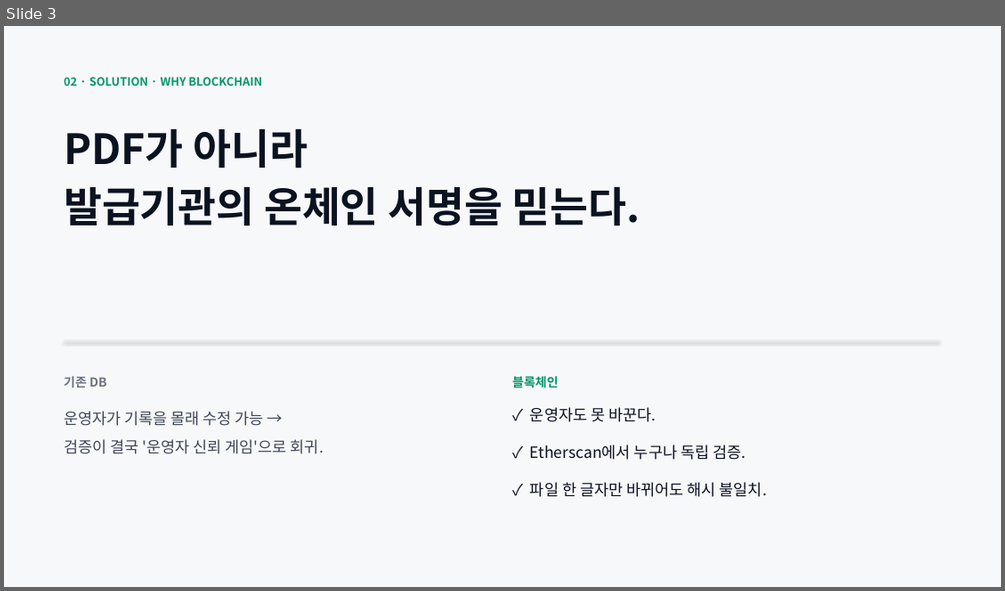
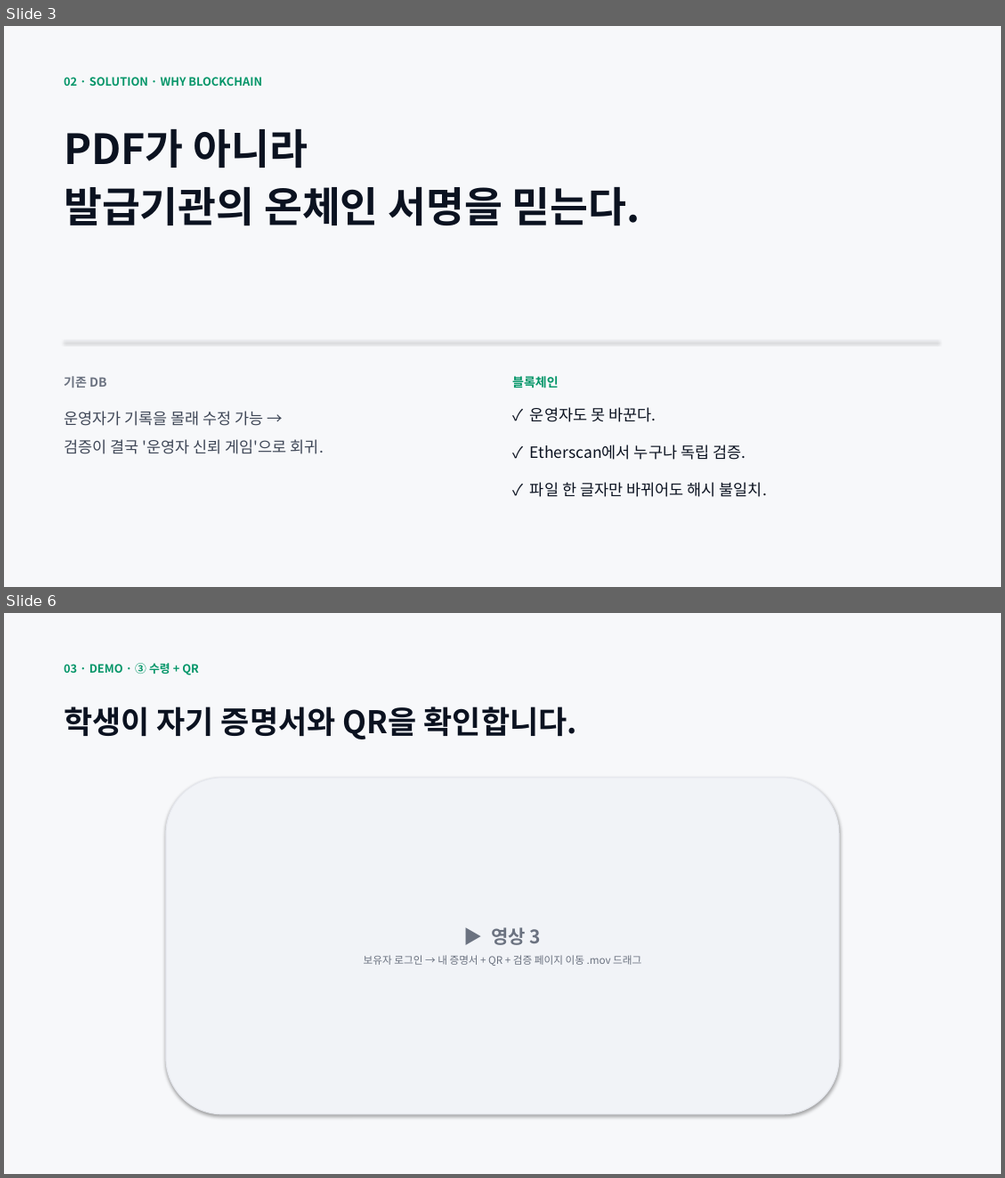
Before and after one commit to geunhoworkspace0916-ops/Proofolio, a slide deck: docs/Proofolio_발표.pptx. Shown one above the other, each under a label of ours: slide 3 before the commit, slides 3 and 6 after it; the slides between them are not shown. The pictures are 1005x591 and 1005x1178 pixels, drawn with LibreOffice and Linux fonts; fonts in the diff are those of the drawing. Boxes give left, top, right and bottom in pixels: in the first picture for what was removed or moved away, otherwise in the second. Text is boxed around its words. In the diff, an @@ line names an element or a change of style, - is before the commit and + after.

Commit message:
feat(deck): 9-slide layout for 3-video + live demo flow

```diff
--- a/docs/Proofolio_발표.pptx
+++ b/docs/Proofolio_발표.pptx
@@ slide 6 added at box(4, 613, 1001, 1174), background #F7F8FA @@
@@ text added at box(64, 663, 199, 675), 11 pt, text #059669, bold @@
+03 · DEMO · ③ 수령 + QR
@@ text added at box(64, 706, 577, 739), 30 pt, text #0B1220, bold @@
+학생이 자기 증명서와 QR을 확인합니다.
@@ rounded rectangle added at box(166, 778, 840, 1114), fill #F1F3F7, outline #E6E8EE 1 pt, 10 pt, text #6B7280 @@
+▶ 영상 3
+보유자 로그인 → 내 증명서 + QR + 검증 페이지 이동 .mov 드래그
```
Also in this commit, not shown: 3 slides changed, 2 other slides added, 1 slide removed, 3 other files.
